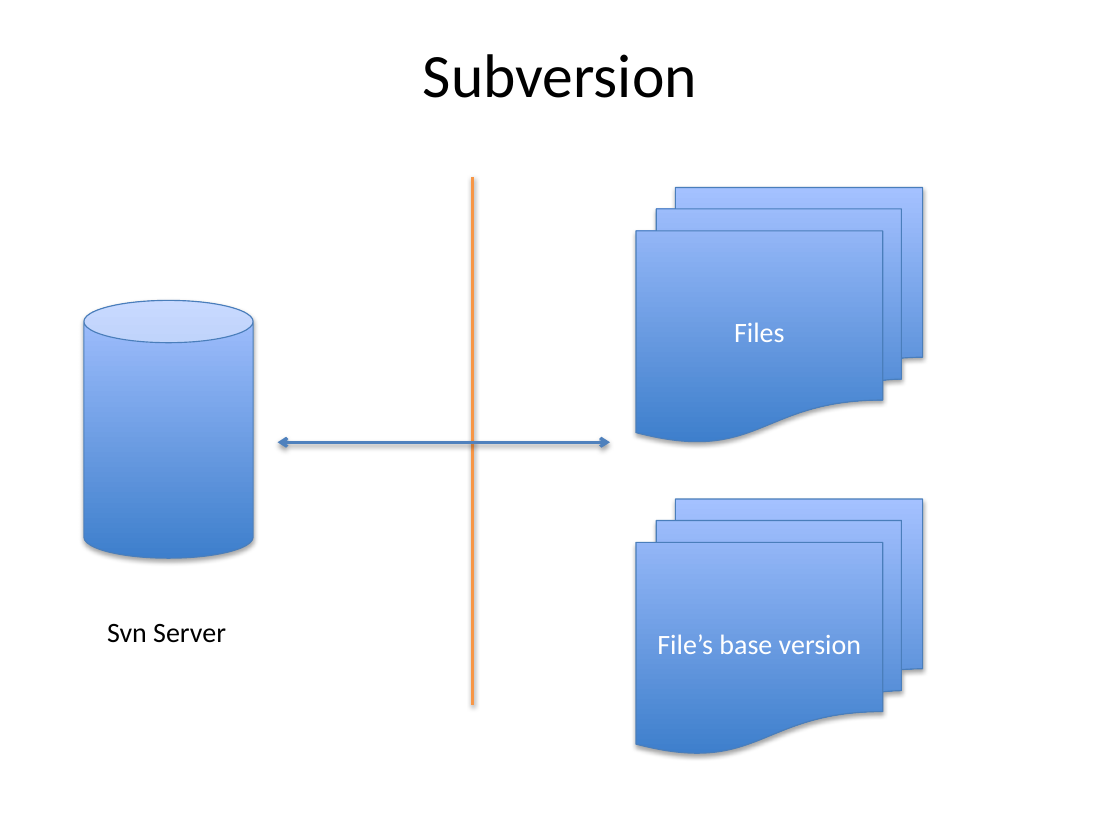
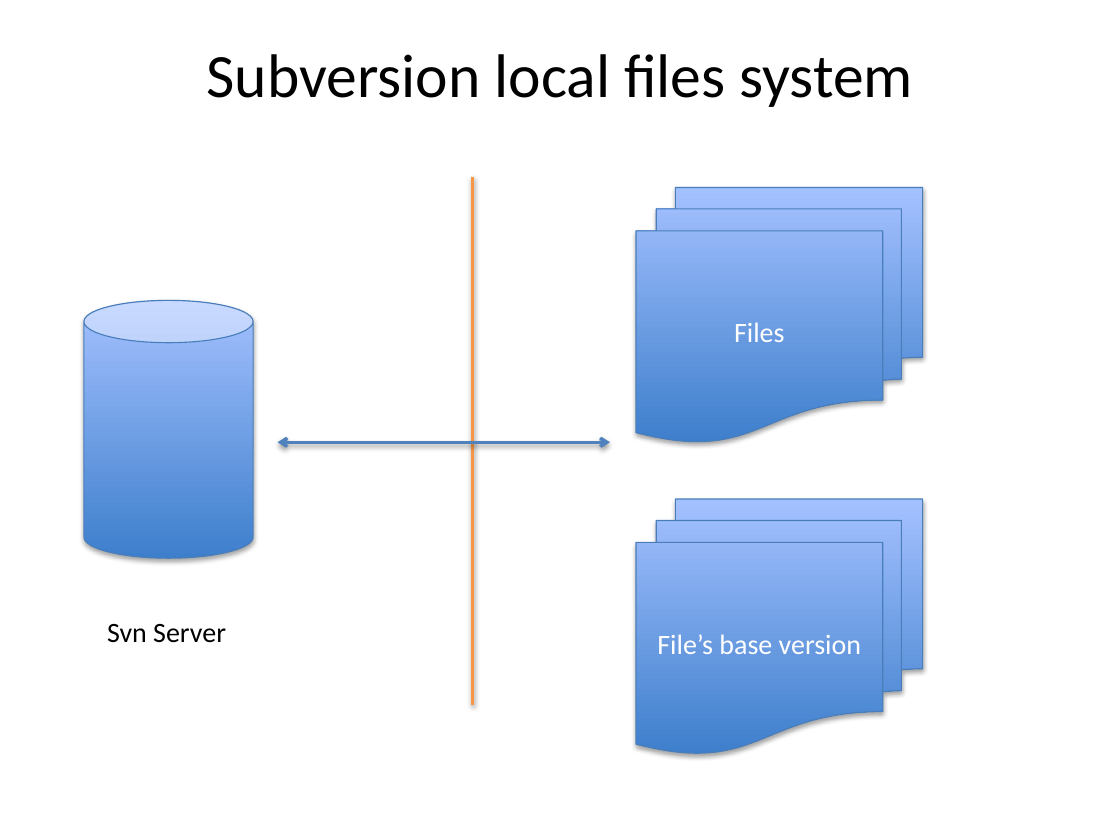
Before and after one commit to dongpingsheng/learngit, a slide deck: slide 4 of LearnGit.pptx. Drawn at 1120x840 pixels with LibreOffice and Linux fonts; fonts in the diff are those of the drawing. Boxes give left, top, right and bottom in pixels: in the first picture for what was removed or moved away, otherwise in the second. Text is boxed around its words. In the diff, an @@ line names an element or a change of style, - is before the commit and + after.

Commit message:
update

```diff
--- a/LearnGit.pptx
+++ b/LearnGit.pptx
@@ title at (x1=207, y1=54, x2=912, y2=107): text changed @@
-Subversion
+Subversion local files system
```
Also in this commit, not shown: 8 other slides changed, 12 slides added, 1 slide removed.
